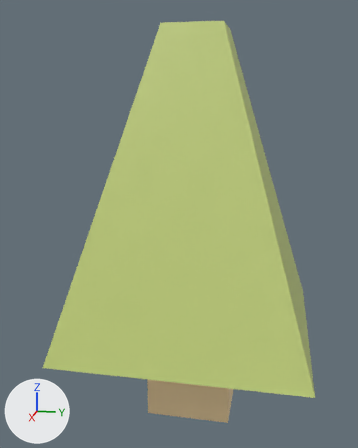
Two versions of the FBX model Assets/_Main/Art/Models/Tree_3.fbx, one commit apart.
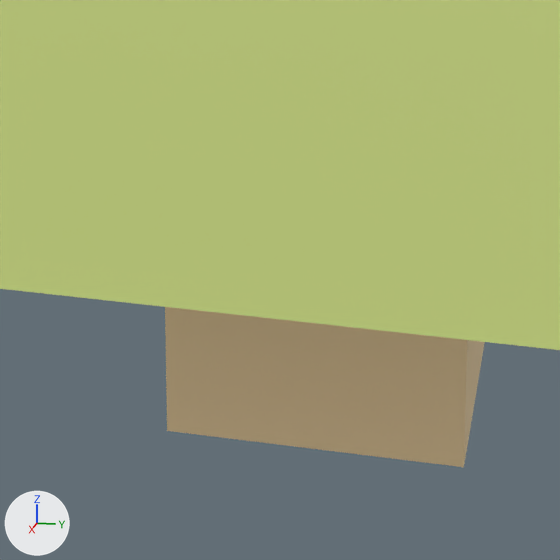
Each version is shown whole from a camera (50 mm lens) standing at (4.1, 0.68, 2.67) and looking at (0.02, -0.14, 1.65), then close up on the part from 29% to 71% of the width and 66% to 100% of the height. Lighting does not change. The marker at lower left points along +X, +Y and +Z. Where no turn or scale is listed for an object, it has been applied to the vertices.

The first close-up shows 'Tree.002'.
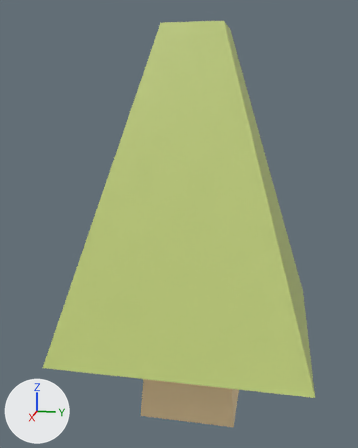
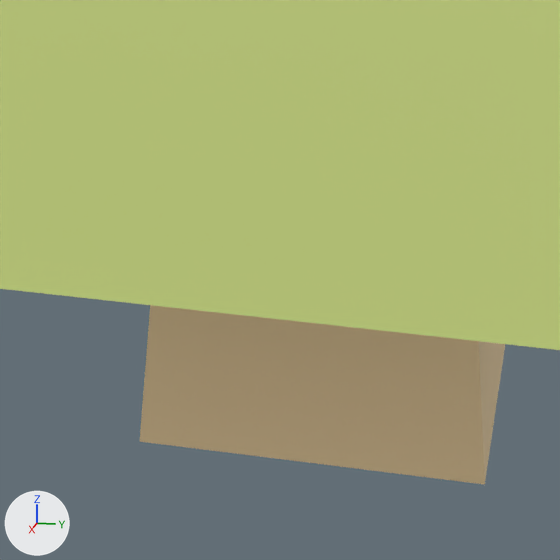
Changed parts and their boxes (x1, y1, x2, y2) in the close-ups (560 x 560 px; the box of a moved part takes in the faces that stretch with it):
'Tree.002', reshaped: before (0, 0, 560, 467); after (0, 0, 560, 484)
part 1 of me_plane_011, moved or reshaped: before (165, 307, 485, 467); after (140, 305, 505, 484)

Edits to the bpy script that builds the scene:
```text
Change me_plane_011:
    where me_plane_011.from_pydata(...)  # 16 vertices, 14 faces; spans x -0.99..0.99, y -0.99..0.99, z 0.0..3.25
    used by ob_tree_002; location = (0.0, 0.0, 0.0)
    me_plane_011 part 1
    me_plane_011.vertices[0].co: (-0.35, -0.35, 0.0) -> (-0.41, -0.41, 0.0)
    me_plane_011.vertices[1].co: (0.35, -0.35, 0.0) -> (0.41, -0.41, 0.0)  # pixel (167, 430) -> pixel (139, 441)
    me_plane_011.vertices[2].co: (-0.35, 0.35, 0.0) -> (-0.41, 0.41, 0.0)
    me_plane_011.vertices[3].co: (0.35, 0.35, 0.0) -> (0.41, 0.41, 0.0)  # pixel (463, 467) -> pixel (484, 484)
```
